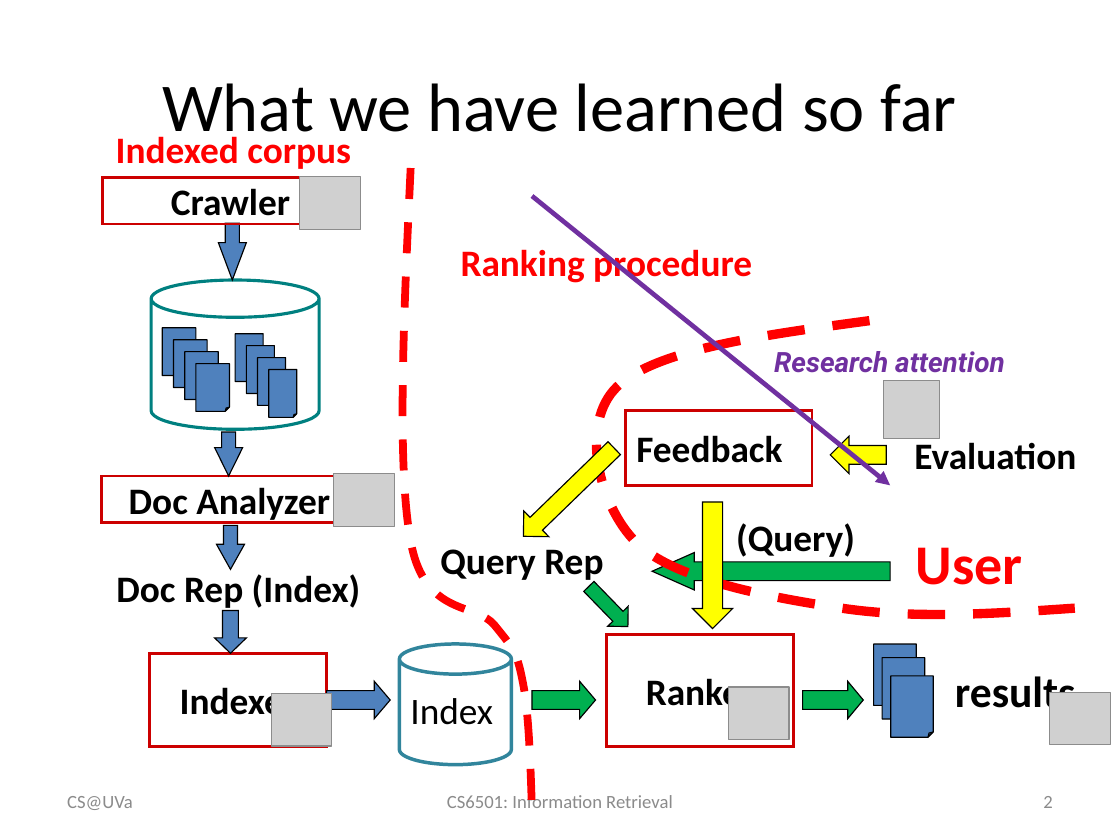
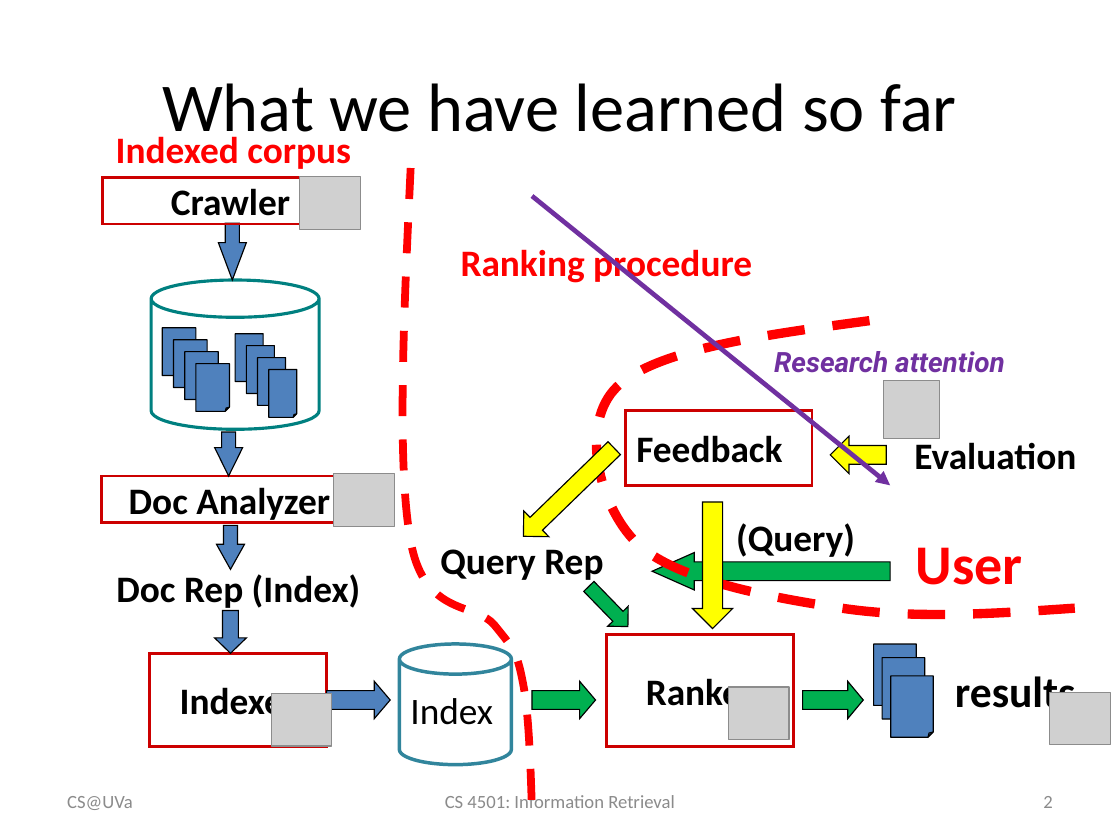
Before and after one commit to wang296/IR2015, a slide deck: slide 2 of docs/Information Retrieval Evaluation.pptx. Drawn at 1120x840 pixels with LibreOffice and Linux fonts; fonts in the diff are those of the drawing; grey boxes stand for pictures. Boxes give left, top, right and bottom in pixels: in the first picture for what was removed or moved away, otherwise in the second. Text is boxed around its words. In the diff, an @@ line names an element or a change of style, - is before the commit and + after.

```diff
--- a/docs/Information Retrieval Evaluation.pptx
+++ b/docs/Information Retrieval Evaluation.pptx
@@ text at bbox=[445, 793, 674, 808]: text changed @@
-CS6501: Information Retrieval
+CS 4501: Information Retrieval
```
Also in this commit, not shown: 48 other slides changed, 3 other files.
